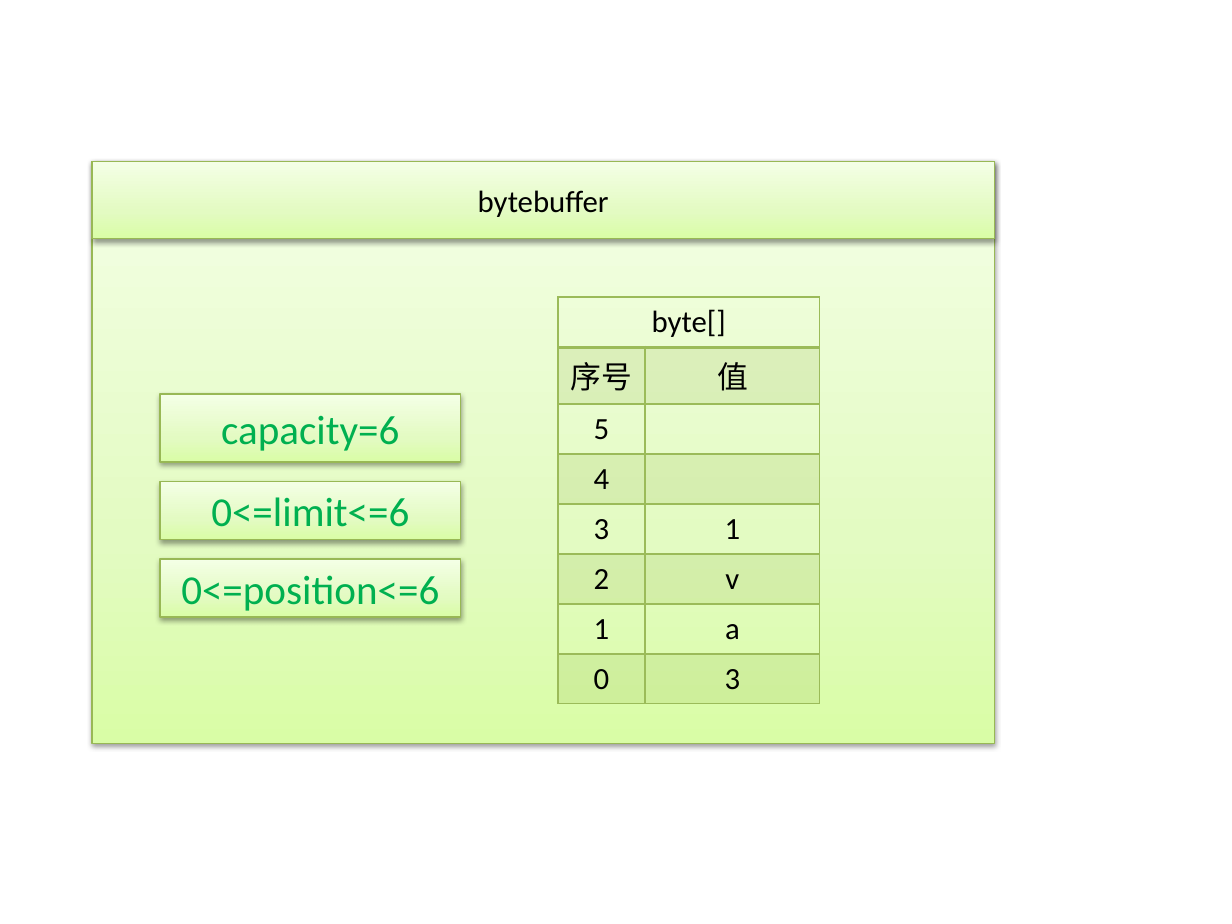
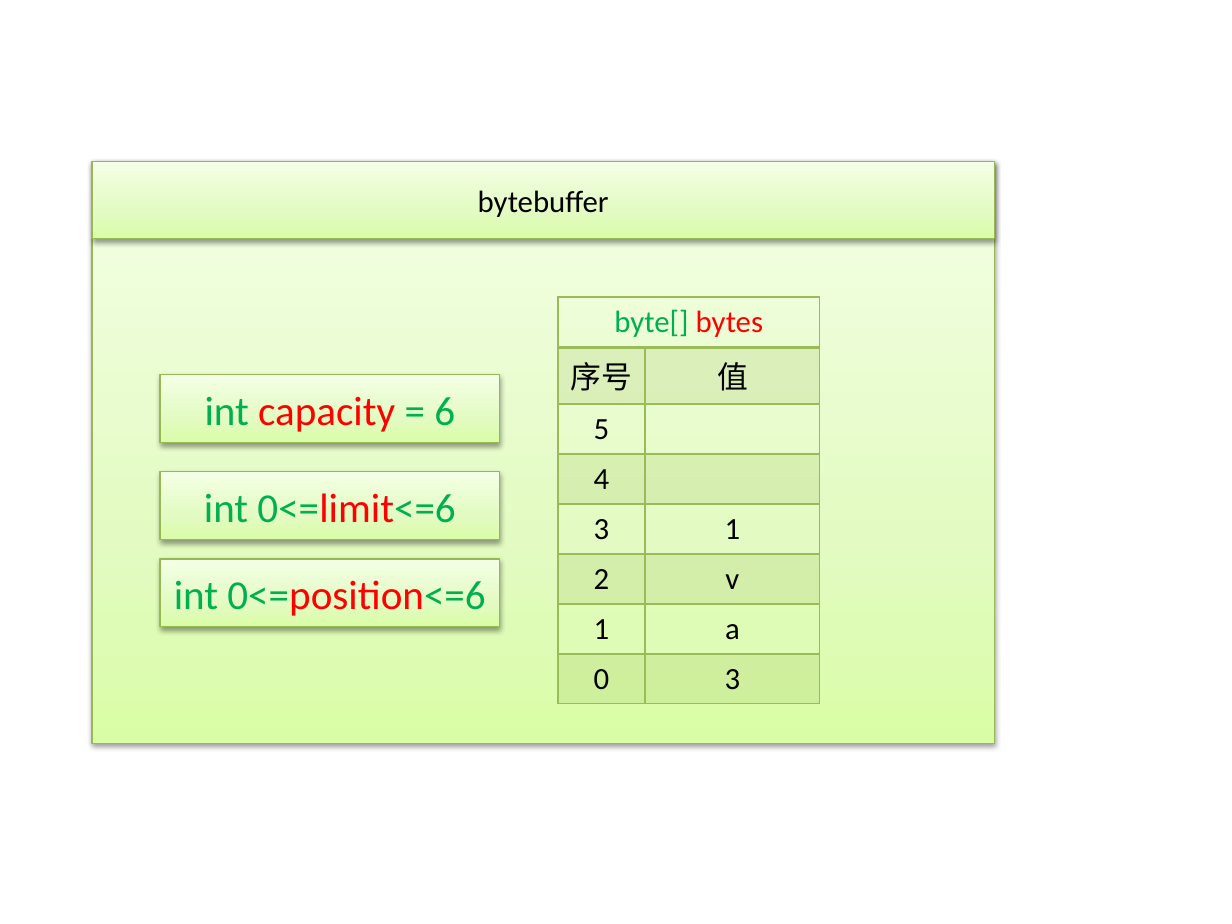
Before and after one commit to yangshuang0020/leke01543, a slide deck: slide 1 of docs/blog/t-io系列文档之bytebuffer入门与技巧（2）/t-io系列文档之bytebuffer入门与技巧（2）.pptx. Drawn at 1232x924 pixels with LibreOffice and Linux fonts; fonts in the diff are those of the drawing. Boxes give left, top, right and bottom in pixels: in the first picture for what was removed or moved away, otherwise in the second. Text is boxed around its words. In the diff, an @@ line names an element or a change of style, - is before the commit and + after.

```diff
--- a/docs/blog/t-io系列文档之bytebuffer入门与技巧（2）/t-io系列文档之bytebuffer入门与技巧（2）.pptx
+++ b/docs/blog/t-io系列文档之bytebuffer入门与技巧（2）/t-io系列文档之bytebuffer入门与技巧（2）.pptx
@@ table at (558, 297, 821, 696) @@
-row 1, column 1: byte[]
+row 1, column 1: byte[] bytes
@@ rectangle "int capacity = 6": place and size @@
-rectangle "int capacity = 6" at (160, 394, 461, 462)
+rectangle "int capacity = 6" at (160, 375, 500, 442)
@@ text in rectangle at (205, 396, 455, 432): text changed; text colour #00B050 to #FF0000 @@
-capacity=6
+int capacity = 6
@@ rectangle "int 0<=limit<=6": place and size @@
-rectangle "int 0<=limit<=6" at (160, 482, 461, 540)
+rectangle "int 0<=limit<=6" at (160, 472, 500, 540)
@@ text in rectangle at (204, 493, 455, 523): text changed @@
-0<=limit<=6
+int 0<=limit<=6
@@ rectangle "int 0<=position<=6": place and size @@
-rectangle "int 0<=position<=6" at (160, 559, 461, 617)
+rectangle "int 0<=position<=6" at (160, 559, 500, 627)
@@ text in rectangle at (174, 580, 485, 616): text changed @@
-0<=position<=6
+int 0<=position<=6
```
Also in this commit, not shown: 2 other files.
